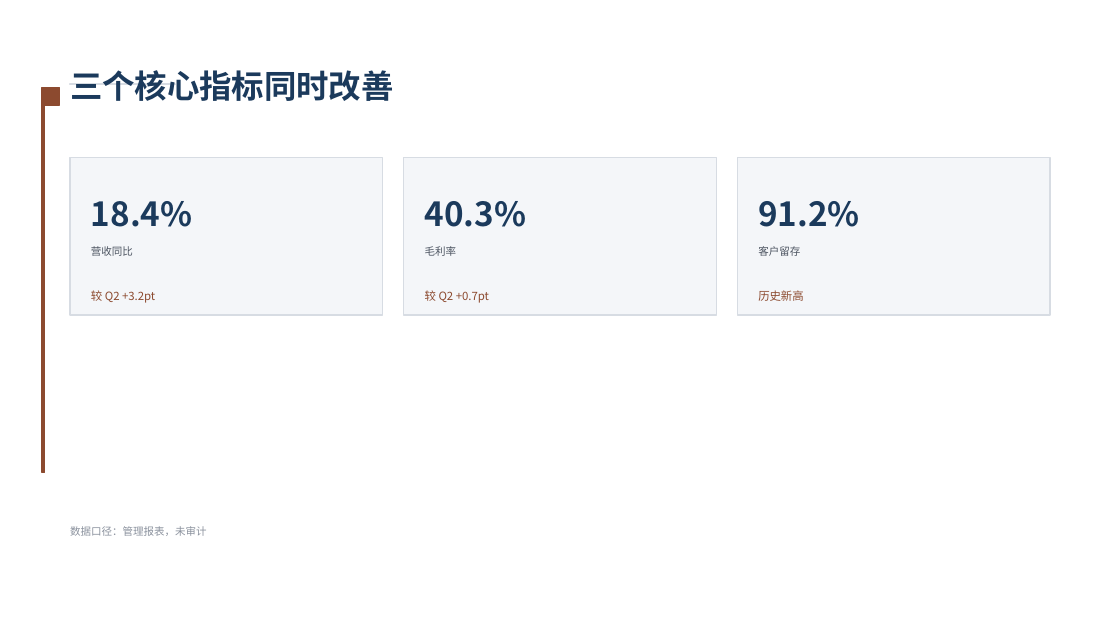
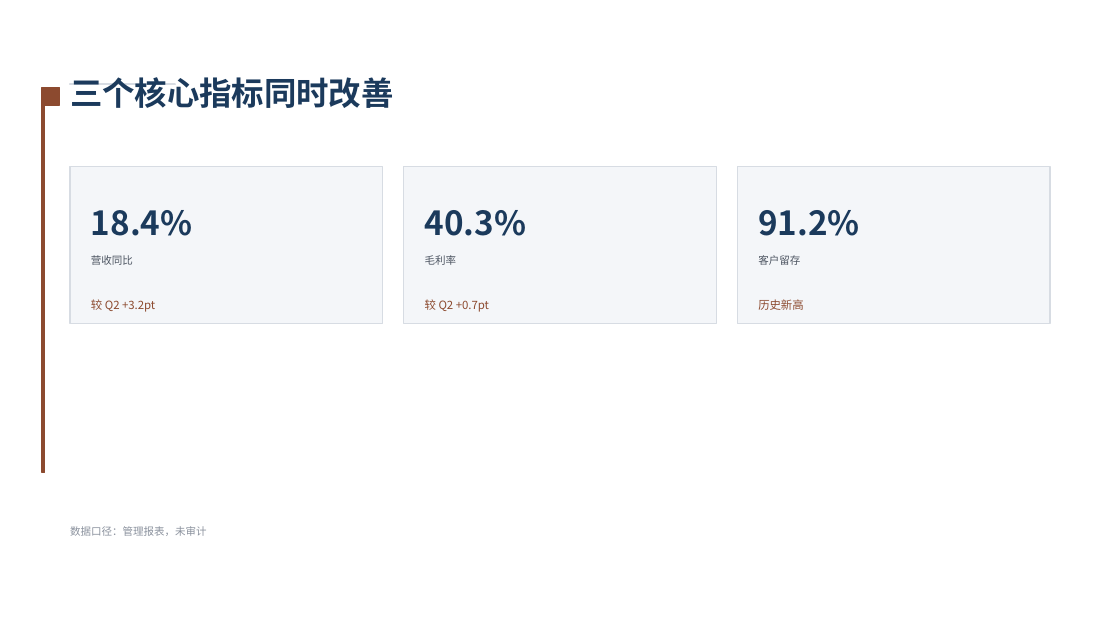
Before and after one commit to xzhengyu007-lang/ai-ppt, a slide deck: slide 5 of docs/examples/02-学术答辩.pptx. Drawn at 1120x630 pixels with LibreOffice and Linux fonts; fonts in the diff are those of the drawing. Boxes give left, top, right and bottom in pixels: in the first picture for what was removed or moved away, otherwise in the second. Text is boxed around its words. In the diff, an @@ line names an element or a change of style, - is before the commit and + after.

```diff
--- a/docs/examples/02-学术答辩.pptx
+++ b/docs/examples/02-学术答辩.pptx
@@ text "三个核心指标同时改善": place and size @@
-text "三个核心指标同时改善" at (70, 70, 394, 101)
+text "三个核心指标同时改善" at (70, 77, 394, 108)
@@ 9 texts, 3 rectangles: place and size @@
-9 texts, 3 rectangles at (70, 158, 1050, 316)
+9 texts, 3 rectangles at (70, 166, 1050, 324)
```
Also in this commit, not shown: 9 other slides changed, 5 other files.
